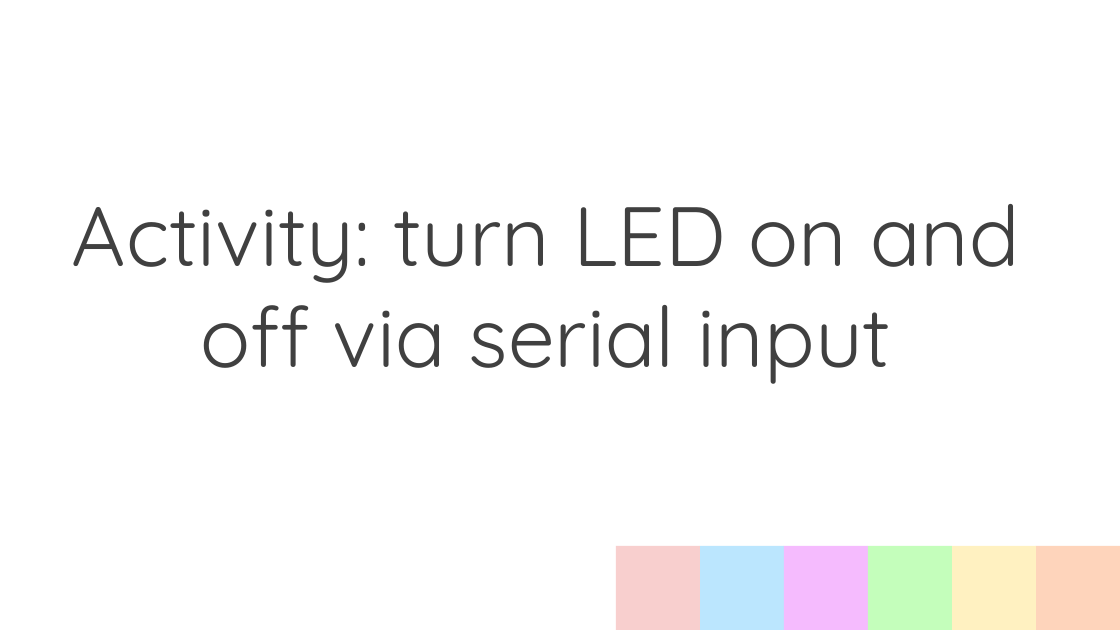
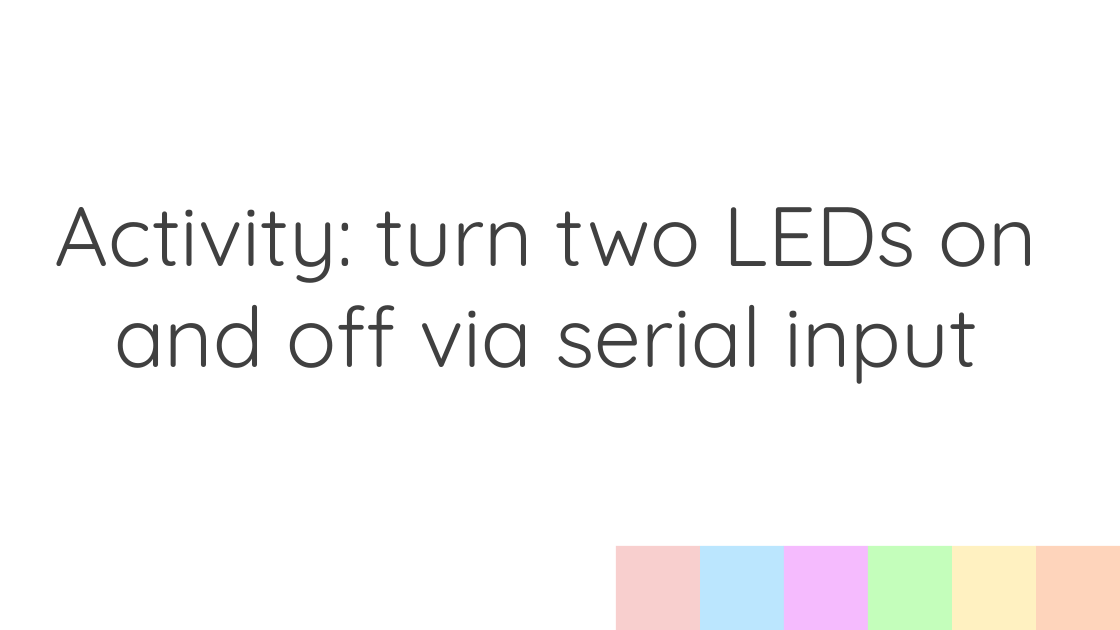
Before and after one commit to BMW-lab-MSU/game-controller-summer-camp, a slide deck: slide 38 of slides/programming-your-own-world-slides.odp (slide 37 before the commit). Drawn at 1120x630 pixels with LibreOffice and Linux fonts; fonts in the diff are those of the drawing. Boxes give left, top, right and bottom in pixels: in the first picture for what was removed or moved away, otherwise in the second. Text is boxed around its words. In the diff, an @@ line names an element or a change of style, - is before the commit and + after.

```diff
--- a/slides/programming-your-own-world-slides.odp
+++ b/slides/programming-your-own-world-slides.odp
@@ title at [55,207,1038,384]: text changed @@
-Activity: turn LED on and off via serial input
+Activity: turn two LEDs on and off via serial input
```
Also in this commit, not shown: 5 slides added.
